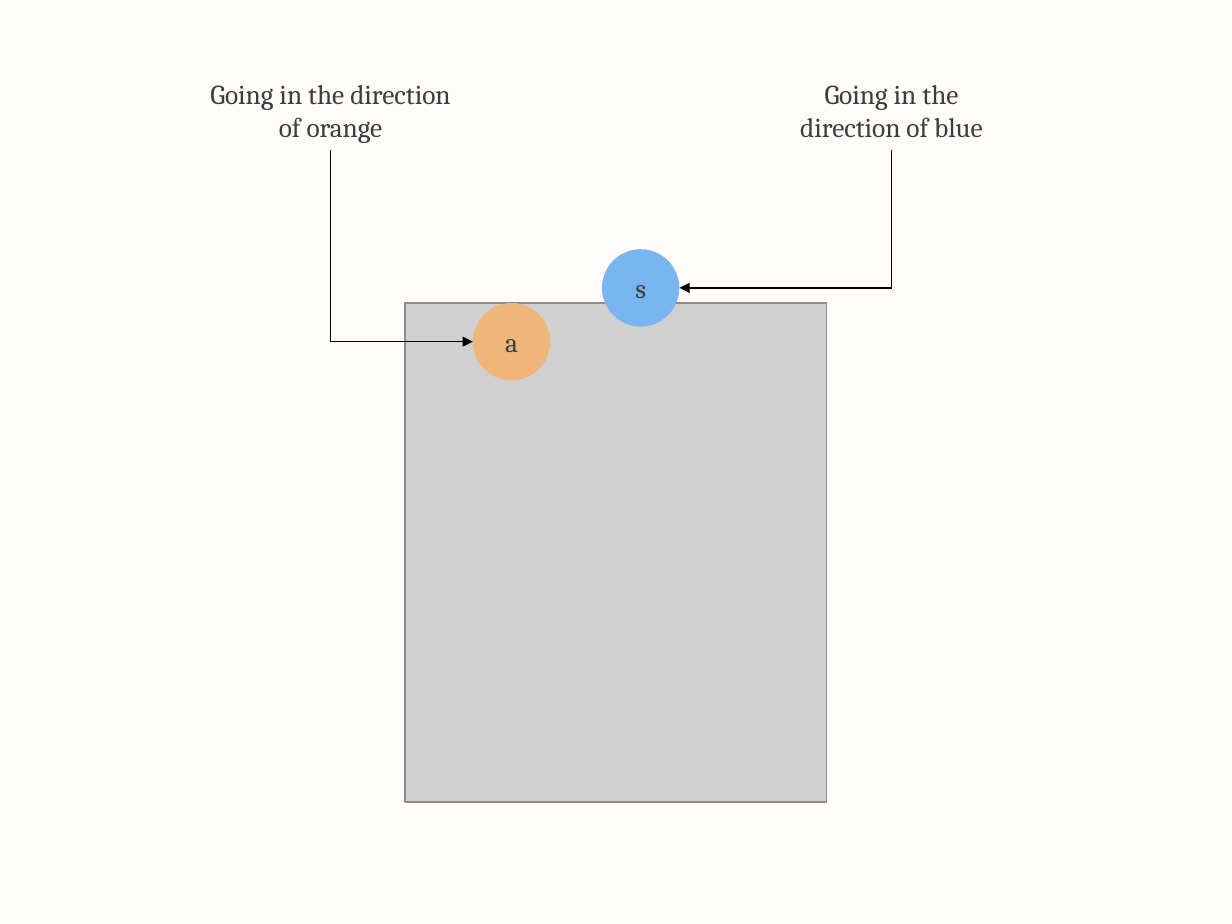
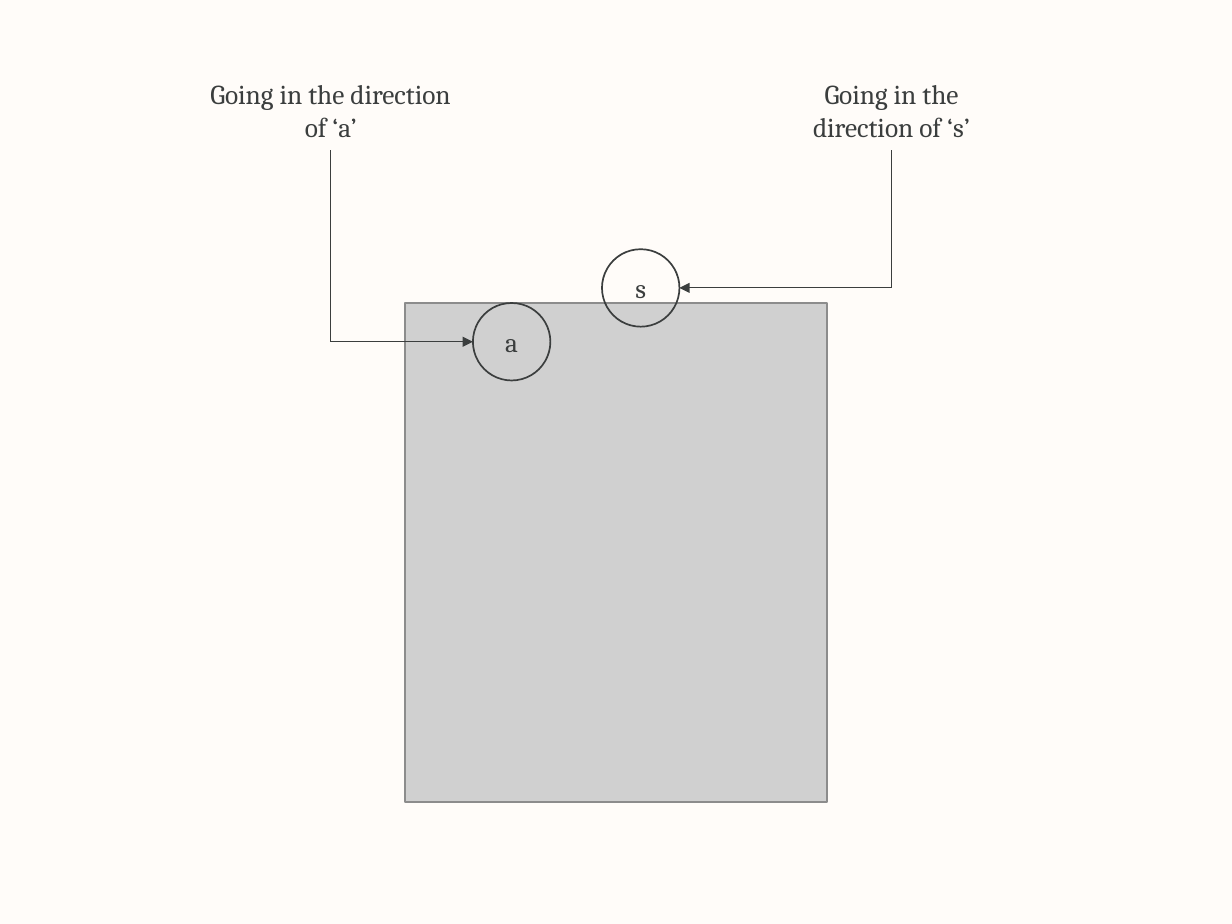
Before and after one commit to majorminors/evaccum-matlab, a slide deck: slide 9 of instructions/Instructions.pptx (slide 10 before the commit). Drawn at 1232x924 pixels with LibreOffice and Linux fonts; fonts in the diff are those of the drawing; grey boxes stand for pictures. Boxes give left, top, right and bottom in pixels: in the first picture for what was removed or moved away, otherwise in the second. Text is boxed around its words. In the diff, an @@ line names an element or a change of style, - is before the commit and + after.

```diff
--- a/instructions/Instructions.pptx
+++ b/instructions/Instructions.pptx
@@ text at <box>210,85,450,137</box>: text changed @@
-Going in the direction of orange
+Going in the direction of ‘a’
@@ text at <box>813,85,970,138</box>: text changed @@
-Going in the direction of blue
+Going in the direction of ‘s’
@@ elbow arrow (330, 150) - (473, 341): stroke #000000 0.75 pt to #3B3E3E 0.5 pt @@
@@ elbow arrow (892, 150) - (679, 288): stroke #000000 0.75 pt to #3B3E3E 0.5 pt @@
@@ ellipse "s" at <box>602,249,680,326</box>: fill #79B5F0 to none; outline none to #3B3E3E 1 pt @@
@@ ellipse "a" at <box>473,303,551,381</box>: fill #F0B579 to none; outline none to #3B3E3E 1 pt @@
```
Also in this commit, not shown: 13 other slides changed, 7 slides added, 26 slides removed, 3 other files.
